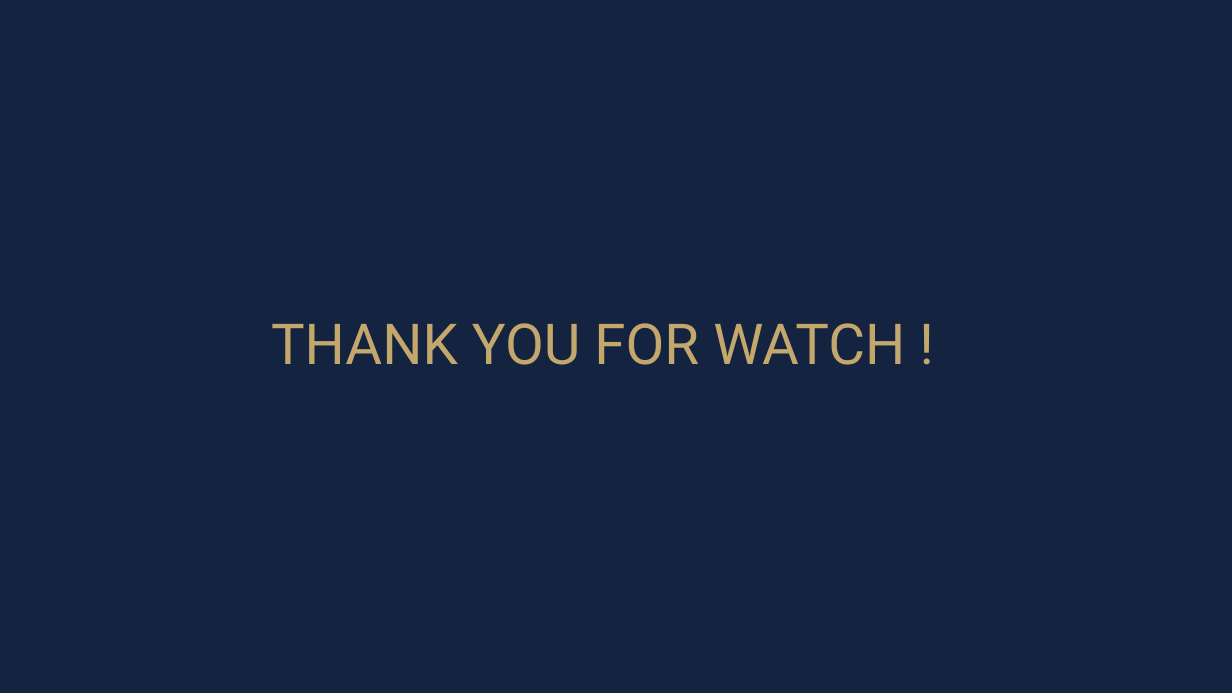
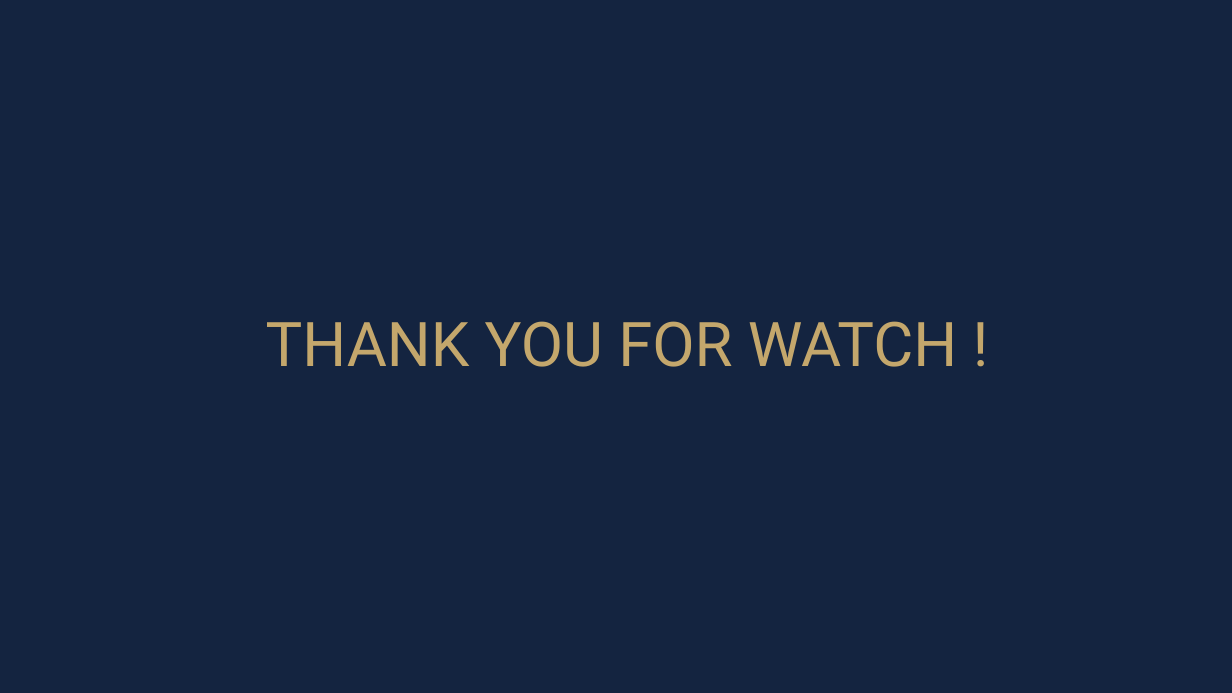
Before and after one commit to leonasdev/WebMidProject, a slide deck: slide 17 of 企劃書.pptx (slide 13 before the commit). Drawn at 1232x693 pixels with LibreOffice and Linux fonts; fonts in the diff are those of the drawing. Boxes give left, top, right and bottom in pixels: in the first picture for what was removed or moved away, otherwise in the second. Text is boxed around its words. In the diff, an @@ line names an element or a change of style, - is before the commit and + after.

```diff
--- a/企劃書.pptx
+++ b/企劃書.pptx
@@ title "THANK YOU FOR WATCH !" at (266,321,957,367): size 44 to 48 pt; alignment left to centre @@
```
Also in this commit, not shown: 3 other slides changed, 4 slides added.
